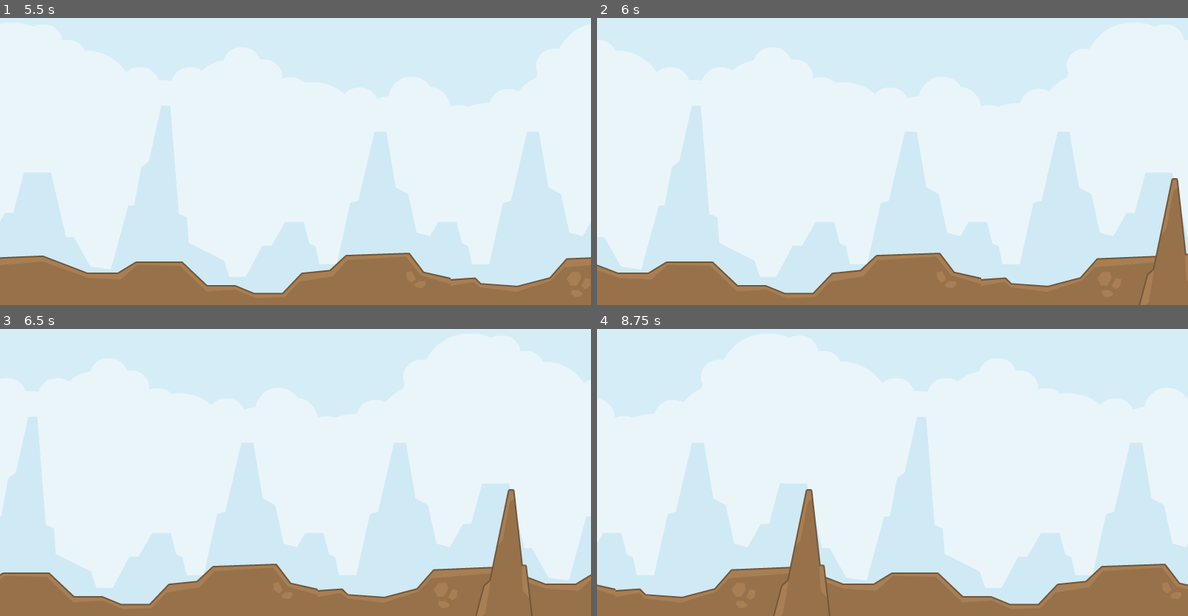
Above: before the commit, frames 1-4 (two rows, left to right).
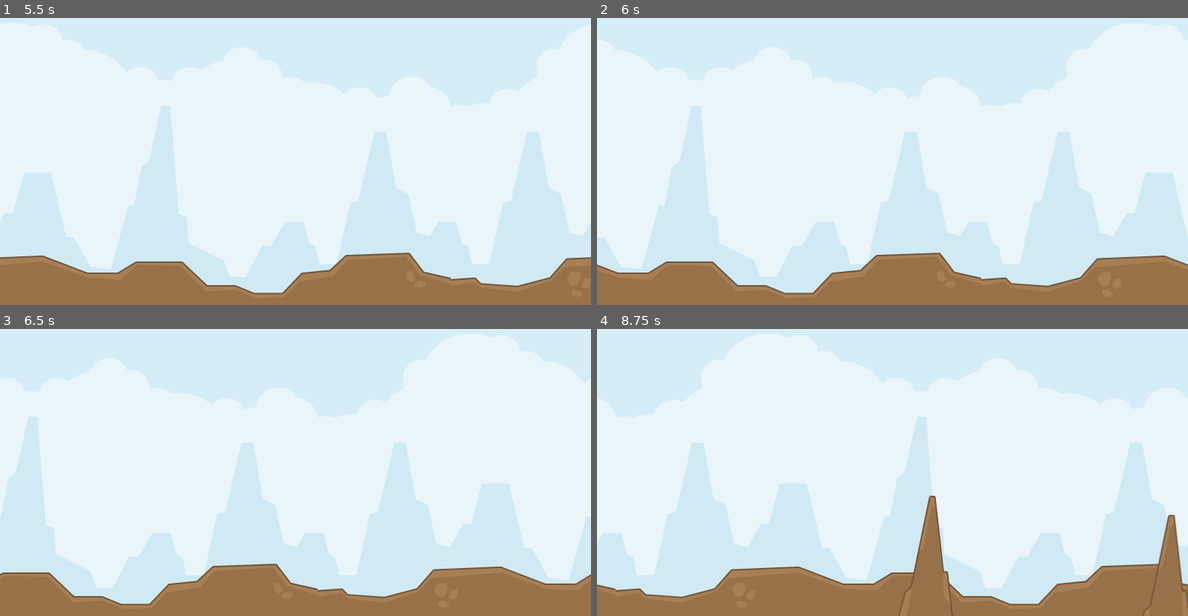
Above: after the commit, the same moments.

Repository: oussama4/tappyplane
Game: Godot game, scene res://Main.tscn
Same seed, same stepped clock (60 frames per second), same inputs: the game is played once before the commit and once after it.
Inputs:
- Up to frame 1 (5.5 s): no input
- Up to frame 2 (6 s): no input
- Up to frame 3 (6.5 s): no input
- Up to frame 4 (8.75 s): no input

Frame 1 is identical in both runs. In frame 2, 1.0% of the frame differs, in the area x 91-100%, y 55-100%; in frame 3, 1.0%; in frame 4, 2.6%, in the area x 29-100%, y 55-100%.

Commit message:
add rock down

Diff:
--- a/Main.gd
+++ b/Main.gd
@@ -2,6 +2,7 @@
 
 
 export (PackedScene) var Rock
+export (PackedScene) var RockDown
 
 
 # Called when the node enters the scene tree for the first time.
@@ -16,6 +17,17 @@
 
 
 func _on_RockTimer_timeout():
-	var rock = Rock.instance()
+	var rock = create_rock()
 	add_child(rock)
-	rock.position = Vector2(rand_range(800, 1500), rand_range(130, 230))
+
+
+func create_rock():
+	var r = randi() % 2
+	if r == 0:
+		var rock = Rock.instance()
+		rock.position = Vector2(rand_range(800, 1400), rand_range(130, 230))
+		return rock
+	else:
+		var rock = RockDown.instance()
+		rock.position = Vector2(rand_range(800, 1400), rand_range(0, 100))
+		return rock
--- a/Main.tscn
+++ b/Main.tscn
@@ -1,12 +1,14 @@
-[gd_scene load_steps=4 format=2]
+[gd_scene load_steps=5 format=2]
 
 [ext_resource path="res://Background.tscn" type="PackedScene" id=1]
 [ext_resource path="res://Main.gd" type="Script" id=2]
 [ext_resource path="res://Rock.tscn" type="PackedScene" id=3]
+[ext_resource path="res://RockDown.tscn" type="PackedScene" id=4]
 
 [node name="Main" type="Node"]
 script = ExtResource( 2 )
 Rock = ExtResource( 3 )
+RockDown = ExtResource( 4 )
 
 [node name="Background" parent="." instance=ExtResource( 1 )]
 
--- /dev/null
+++ b/RockDown.tscn
@@ -0,0 +1,16 @@
+[gd_scene load_steps=3 format=2]
+
+[ext_resource path="res://assets/rockDown.png" type="Texture" id=1]
+[ext_resource path="res://Rock.gd" type="Script" id=2]
+
+[node name="RockDown" type="StaticBody2D"]
+script = ExtResource( 2 )
+
+[node name="Sprite" type="Sprite" parent="."]
+texture = ExtResource( 1 )
+
+[node name="CollisionPolygon2D" type="CollisionPolygon2D" parent="."]
+polygon = PoolVector2Array( 55.32, -118.553, 56.32, -118.553, 18.32, 120.447, 6.32001, 118.447, -56.68, -122.553 )
+
+[node name="VisibilityNotifier2D" type="VisibilityNotifier2D" parent="."]
+[connection signal="screen_exited" from="VisibilityNotifier2D" to="." method="_on_VisibilityNotifier2D_screen_exited"]
